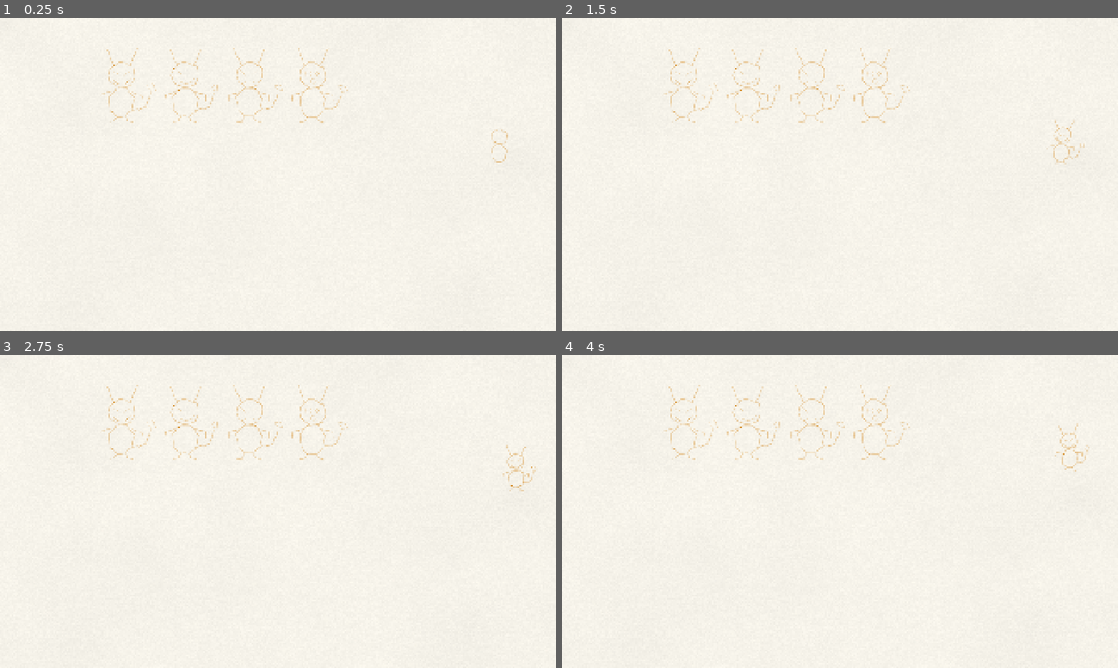
Above: before the commit, frames 1-4 (two rows, left to right).
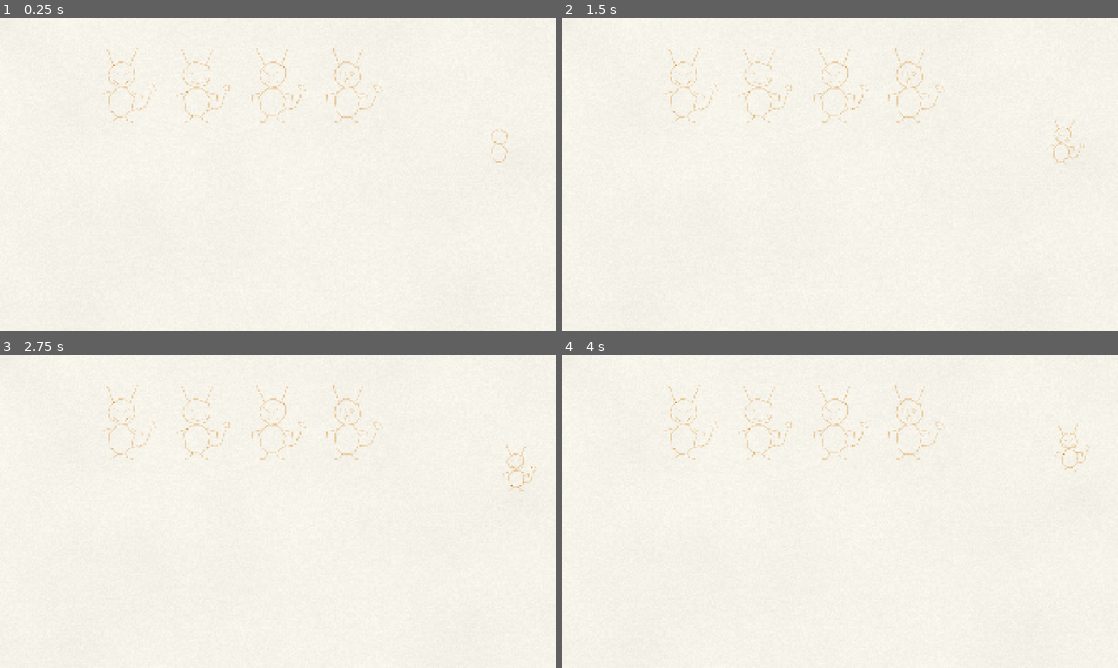
Above: after the commit, the same moments.

Repository: GoktugSugar/your_call
Game: Godot game, scene res://dev/imp_sampler.tscn
Two runs of this game, one before a commit and one after it. Both use one fixed random seed, a clock stepped at 60 frames per second and the inputs below. This scene is started directly instead of the project's main scene.
Inputs (mouse positions are in pixels of both pictures, inside the frame that each line leads up to):
- Up to frame 1 (0.25 s): no input
- Up to frame 2 (1.5 s): tap Enter at 0.5 s; move the mouse to (962, 158) at 0.52 s; press the mouse at (962, 158) at 0.53 s; release the mouse at (962, 158) at 1.25 s; drag from (728, 190) to (812, 237) at 1.27 s
- Up to frame 3 (2.75 s): move the mouse to (333, 442) at 2.02 s; tap Alt at 2.1 s; click (333, 442) at 2.17 s
- Up to frame 4 (4 s): tap F5 (dev_restart) at 2.75, 3.5 s; drag from (812, 574) to (673, 464) at 2.77 s; move the mouse to (1006, 558) at 3.52 s; press the mouse at (1006, 558) at 3.53 s

The runs differ from the first frame. In frame 1, 1.2% of the frame differs, in the area x 29-69%, y 9-34%; in frame 2, 1.2%; in frame 3, 1.2%; in frame 4, 1.2%.

Commit message:
Space the imp sampler's faces wider and keep Godot's order in project.godot
Co-Authored-By: Claude Opus 5.5 <noreply@anthropic.com>

Diff:
--- a/dev/imp_sampler.gd
+++ b/dev/imp_sampler.gd
@@ -2,7 +2,7 @@
 ## Development only: the imp in each expression, and one live imp that appears, talks and hops.
 
 @export var imp: Imp
-@export var spacing := 220.0
+@export var spacing := 260.0
 
 
 func _ready() -> void:
--- a/project.godot
+++ b/project.godot
@@ -11,8 +11,8 @@
 [application]
 
 config/name="Your Call"
+config/description="A narrative dark comedy. You die, and an imp runs you through questions with no right answer."
 run/main_scene="res://game/main.tscn"
-config/description="A narrative dark comedy. You die, and an imp runs you through questions with no right answer."
 config/features=PackedStringArray("4.7", "Forward Plus")
 config/icon="res://icon.svg"
 
